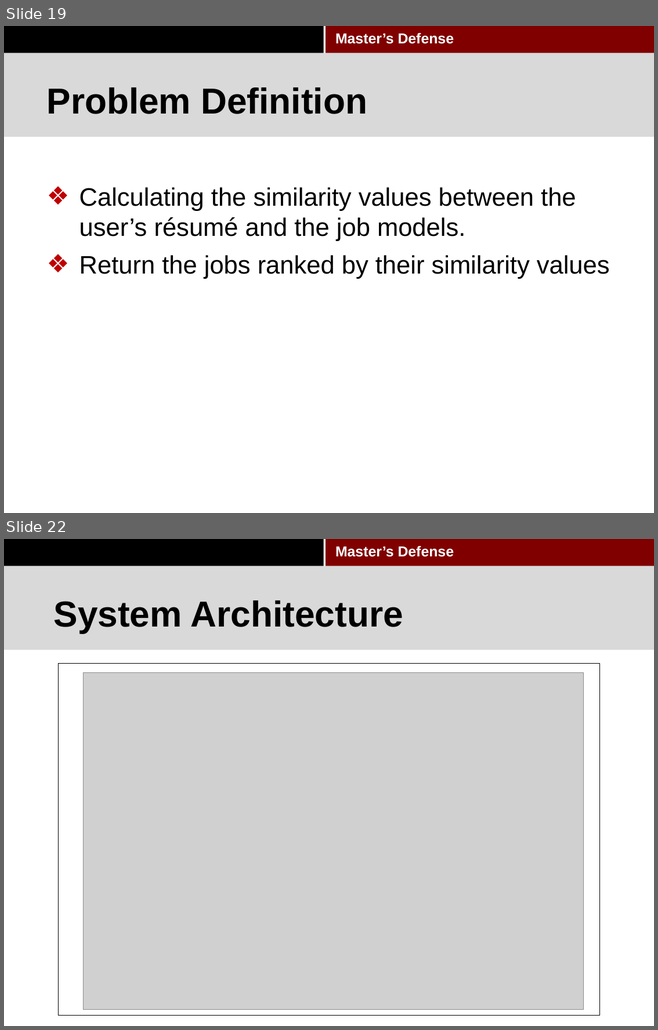
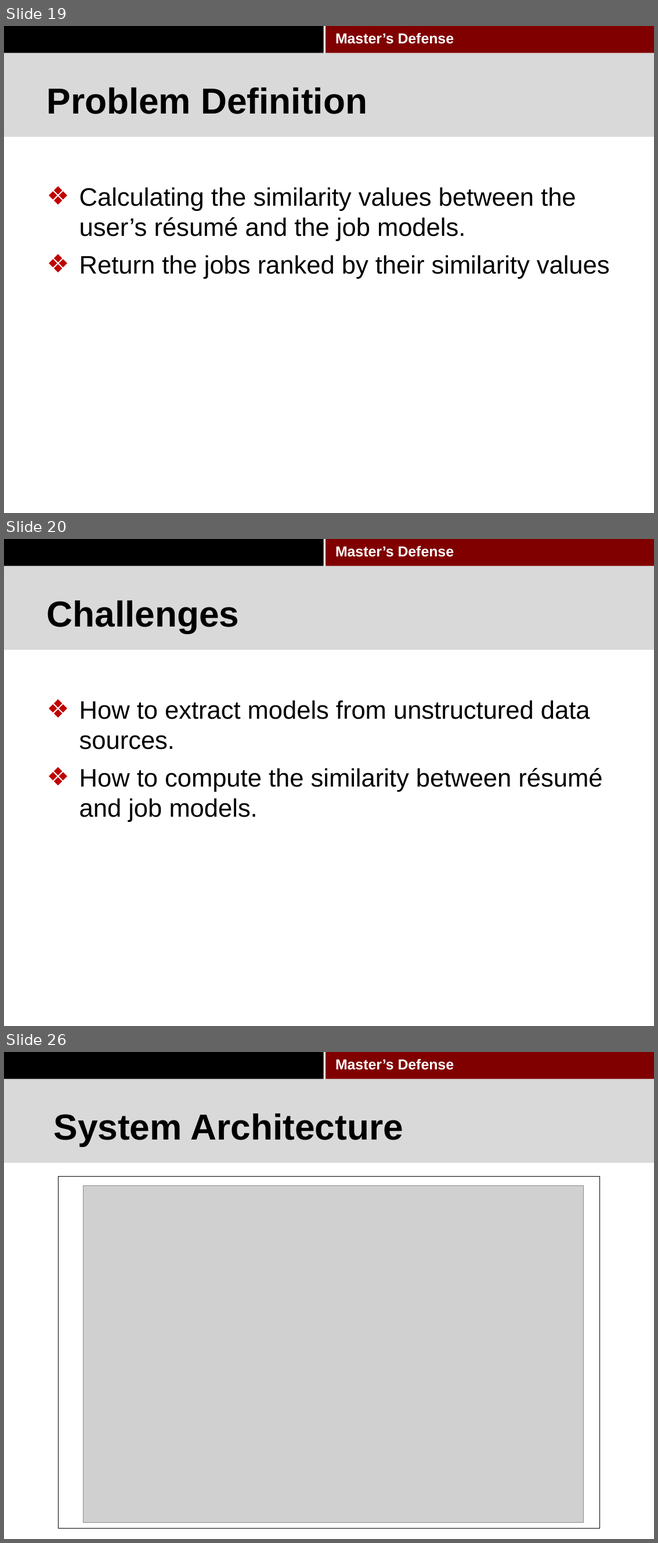
Before and after one commit to pkushiqiang/thesis, a slide deck: media/Master's thesis-2.pptx. Shown one above the other, each under a label of ours: slides 19 and 22 before the commit, slides 19, 20 and 26 after it; the slides between them are not shown. The pictures are 658x1030 and 658x1543 pixels, drawn with LibreOffice and Linux fonts; fonts in the diff are those of the drawing; grey boxes stand for pictures; background and template pictures are left out. Boxes give left, top, right and bottom in pixels: in the first picture for what was removed or moved away, otherwise in the second. Text is boxed around its words. In the diff, an @@ line names an element or a change of style, - is before the commit and + after.

```diff
--- a/media/Master's thesis-2.pptx
+++ b/media/Master's thesis-2.pptx
@@ slide 20 added at box(4, 539, 654, 1026), background #FFFFFF; not listed: 4 template elements that a slide beside it also shows @@
@@ title added at box(47, 600, 239, 633), 40 pt, text #000000, bold @@
+Challenges
@@ text added at box(79, 700, 602, 822), 28 pt, text #000000 @@
+❖ How to extract models from unstructured data sources.
+❖ How to compute the similarity between résumé and job models.
@@ what was slide 22 is now slide 26 @@
```
Also in this commit, not shown: 3 slides changed, 4 other slides added, 2 slides removed, 2 other files.
